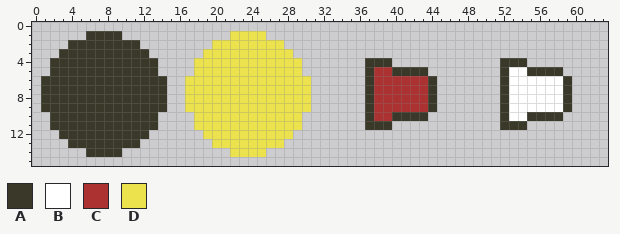
Pixel-art sprite, stored at src/res/public/upscale/bullet.png. Above: the version before the commit.
The file is 64x16 pixels.
Palette (. is transparent): A #393829  B #ffffff  C #ac3232  D #ebe24d
Pixels before, first column x 1:
 1 .....AAAA............DDDD..................................
 2 ...AAAAAAAA........DDDDDDDD................................
 3 ..AAAAAAAAAA......DDDDDDDDDD...............................
 4 .AAAAAAAAAAAA....DDDDDDDDDDDD.......AAA............AAA.....
 5 .AAAAAAAAAAAA....DDDDDDDDDDDD.......ACCAAAA........ABBAAAA.
 6 AAAAAAAAAAAAAA..DDDDDDDDDDDDDD......ACCCCCCA.......ABBBBBBA
 7 AAAAAAAAAAAAAA..DDDDDDDDDDDDDD......ACCCCCCA.......ABBBBBBA
 8 AAAAAAAAAAAAAA..DDDDDDDDDDDDDD......ACCCCCCA.......ABBBBBBA
 9 AAAAAAAAAAAAAA..DDDDDDDDDDDDDD......ACCCCCCA.......ABBBBBBA
10 .AAAAAAAAAAAA....DDDDDDDDDDDD.......ACCAAAA........ABBAAAA.
11 .AAAAAAAAAAAA....DDDDDDDDDDDD.......AAA............AAA.....
12 ..AAAAAAAAAA......DDDDDDDDDD...............................
13 ...AAAAAAAA........DDDDDDDD................................
14 .....AAAA............DDDD..................................
Now the later version:
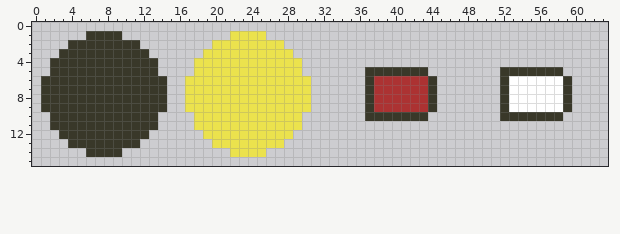
The exact change:
y 4: x 37..39 AAA -> ...; x 52..54 AAA -> ...
y 5: x 38..39 CC -> AA; x 53..54 BB -> AA
y 10: x 38..39 CC -> AA; x 53..54 BB -> AA
y 11: x 37..39 AAA -> ...; x 52..54 AAA -> ...
